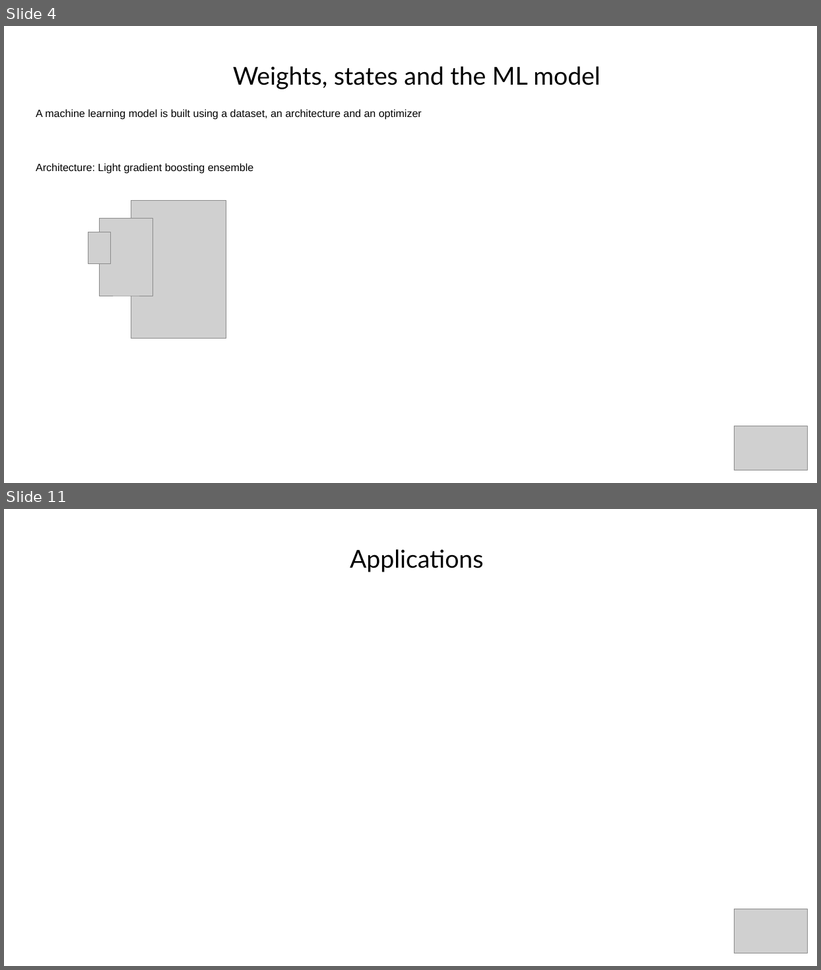
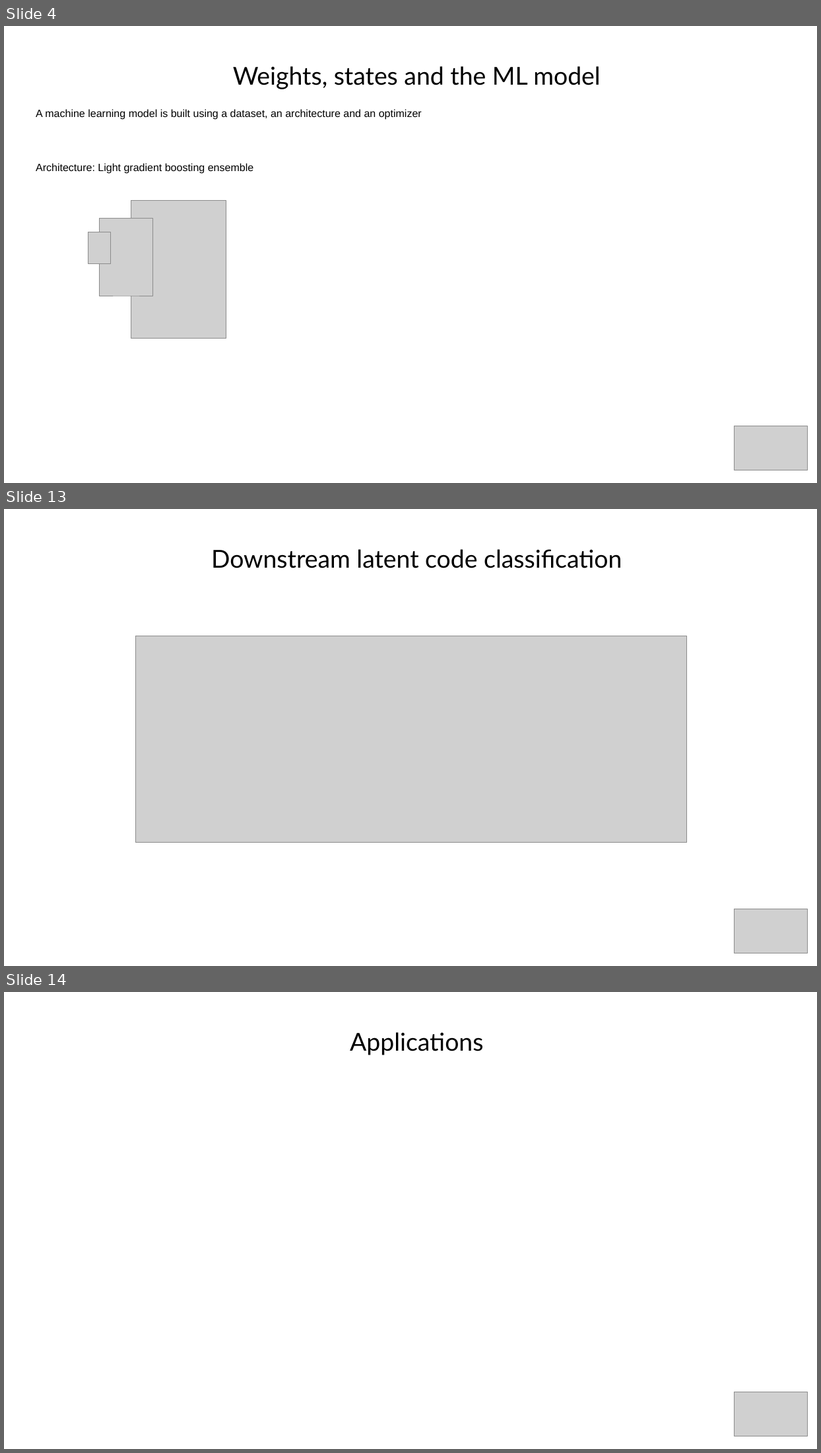
Before and after one commit to akinwilson/heed, a slide deck: representation-learning.odp. Shown one above the other, each under a label of ours: slides 4 and 11 before the commit, slides 4, 13 and 14 after it; the slides between them are not shown. The pictures are 821x970 and 821x1453 pixels, drawn with LibreOffice and Linux fonts; fonts in the diff are those of the drawing; grey boxes stand for pictures; background and template pictures are left out. Boxes give left, top, right and bottom in pixels: in the first picture for what was removed or moved away, otherwise in the second. Text is boxed around its words. In the diff, an @@ line names an element or a change of style, - is before the commit and + after.

```diff
--- a/representation-learning.odp
+++ b/representation-learning.odp
@@ slide 13 added at [4,509,817,966], background #FFFFFF @@
@@ title added at [211,549,622,568], 28 pt, text #000000 @@
+Downstream latent code classification
@@ picture added at [135,636,687,842] @@
@@ picture added at [735,909,808,954] @@
@@ what was slide 11 is now slide 14 @@
```
Also in this commit, not shown: 4 slides changed, 4 other slides added, 2 slides removed.
